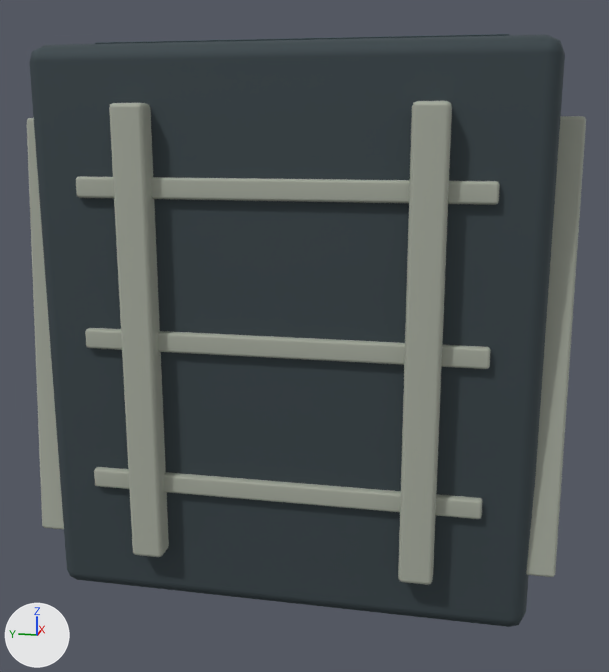
One commit to the Blender file tools/godot-campaign/structure-art/blend/gate-shaft-0.blend: the scene before it, then after it.
Both versions are drawn from a camera (50 mm lens) standing at (-1.787, -0.31, 0.855) and looking at (-0.029, 0.042, 0.416). The axes (+X, +Y, +Z) are drawn at lower left. The lights are the same throughout. The older version comes first.

Objects in the first picture: 'gate_0', 'gate_1' and 1 more.
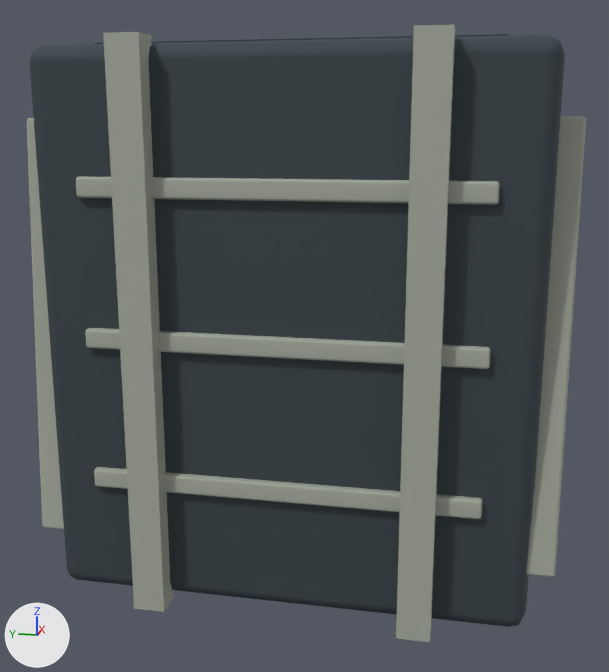
Where the change shows, as pixel boxes [x1, y1, x2, y2] in the pictures (609 x 672 px):
'gate_1', reshaped (27% taller)
    before: [27, 101, 586, 585]
    after: [27, 25, 586, 642]
part 1 of me_cube_002, added
    after: [396, 25, 455, 642]
part 2 of me_cube_002, built on
    before: [109, 103, 169, 557]
    after: [103, 32, 174, 612]

What the commit changed:
me_cube_002 is used by ob_gate_1; location (0.0, 0.0, 0.0); rotation (1.571, 0.0, 0.0), in degrees (90, 0, 0).
me_cube_002 had 1120 vertices, 1080 faces and spanned x -0.487..0.487, y 0.105..0.895, z -0.488..0.488.
me_cube_002 now has 928 vertices, 888 faces and spans x -0.487..0.487, y 0.0..1.0, z -0.488..0.488.
me_cube_002 part 1: a new loose piece, a box spanning x -0.487..-0.433, y 0.0..1.0, z 0.211..0.269, in mat_gate_1 (grey #abb0a3).
Part 2, on me_cube_002:
55 vertices are removed from x -0.487..-0.433, y 0.105..0.895, z -0.269..-0.211.
54 faces are deleted.
1 vertex moves from x -0.484, y 0.108, z -0.266 to x -0.433, y 0.0, z -0.269.
7 vertices are added at x -0.487..-0.433, y 0.0..1.0, z -0.269..-0.211.
6 new faces join them.
Other edits to the shape of me_cube_002 do not show in these pictures.
